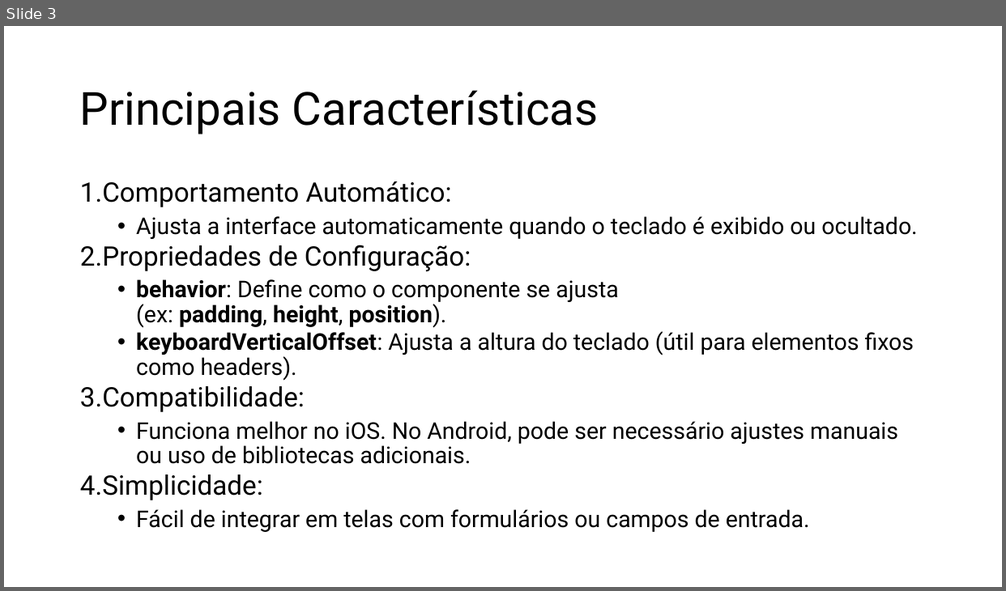
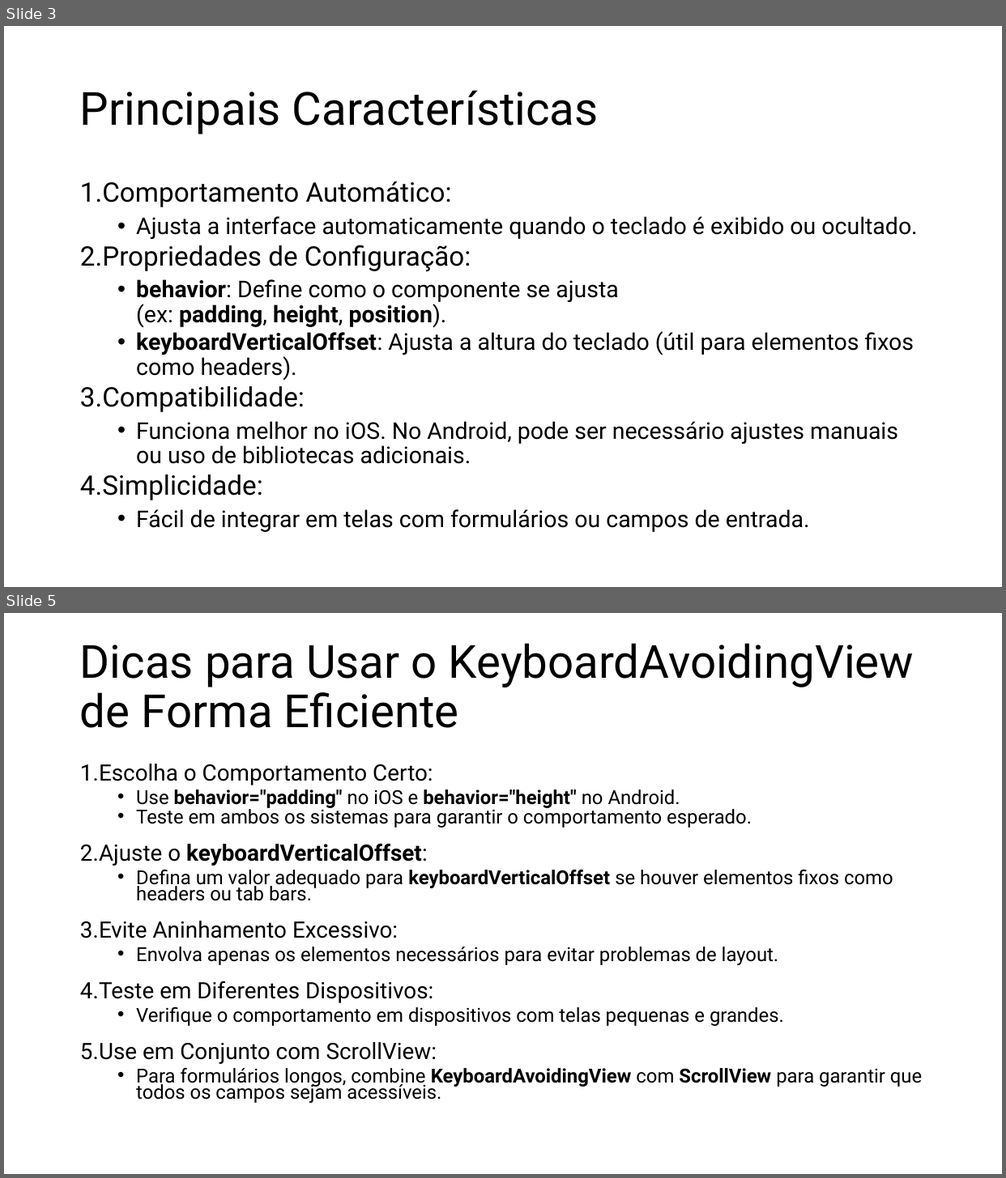
Before and after one commit to LucasrsRodrigues/FIAP, a slide deck: Recursos/slides/KeyboardAvoidingView.pptx. Shown one above the other, each under a label of ours: slide 3 before the commit, slides 3 and 5 after it; the slides between them are not shown. The pictures are 1006x591 and 1006x1178 pixels, drawn with LibreOffice and Linux fonts; fonts in the diff are those of the drawing. Boxes give left, top, right and bottom in pixels: in the first picture for what was removed or moved away, otherwise in the second. Text is boxed around its words. In the diff, an @@ line names an element or a change of style, - is before the commit and + after.

```diff
--- a/Recursos/slides/KeyboardAvoidingView.pptx
+++ b/Recursos/slides/KeyboardAvoidingView.pptx
@@ slide 5 added at (4, 613, 1002, 1174), background #FFFFFF @@
@@ title added at (80, 643, 914, 728), 44 pt, text #000000 @@
+Dicas para Usar o KeyboardAvoidingView de Forma Eficiente
@@ text added at (80, 764, 922, 1103), 18.6 pt, text #000000 @@
+1. Escolha o Comportamento Certo:
+  • Use behavior="padding" no iOS e behavior="height" no Android.
+  • Teste em ambos os sistemas para garantir o comportamento esperado.
+2. Ajuste o keyboardVerticalOffset:
+  • Defina um valor adequado para keyboardVerticalOffset se houver elementos fixos como headers ou tab bars.
+3. Evite Aninhamento Excessivo:
+  • Envolva apenas os elementos necessários para evitar problemas de layout.
+4. Teste em Diferentes Dispositivos:
+  • Verifique o comportamento em dispositivos com telas pequenas e grandes.
+5. Use em Conjunto com ScrollView:
+  • Para formulários longos, combine KeyboardAvoidingView com ScrollView para garantir que todos os campos sejam acessíveis.
```
Also in this commit, not shown: 1 slide changed, 2 other slides added, 2 other files.
